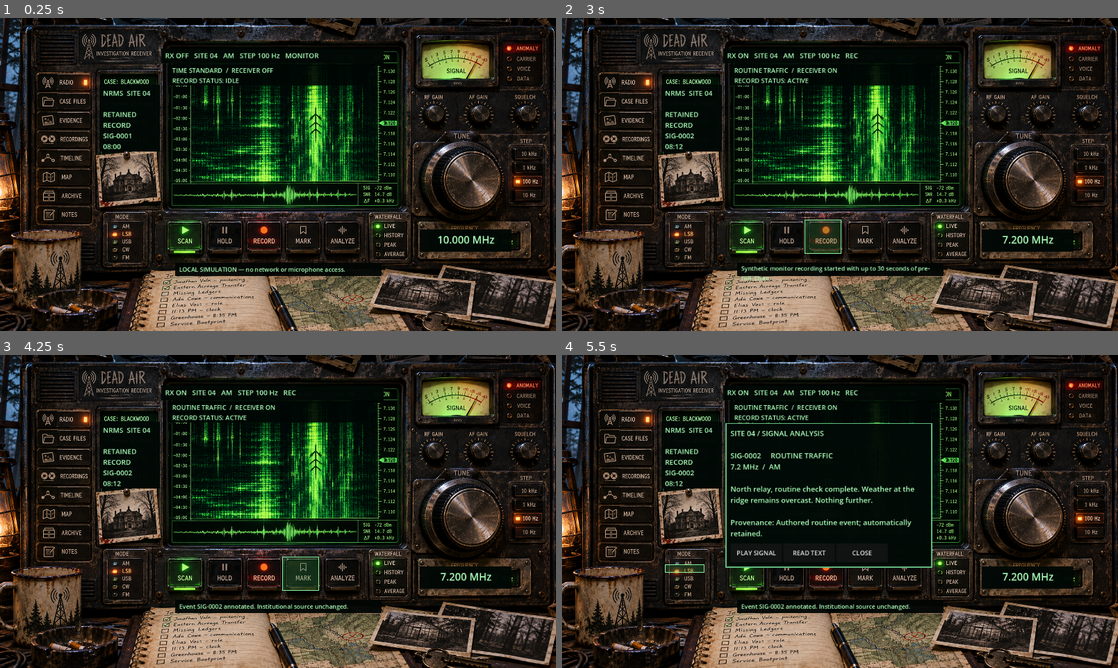
Above: before the commit, frames 1-4 (two rows, left to right).
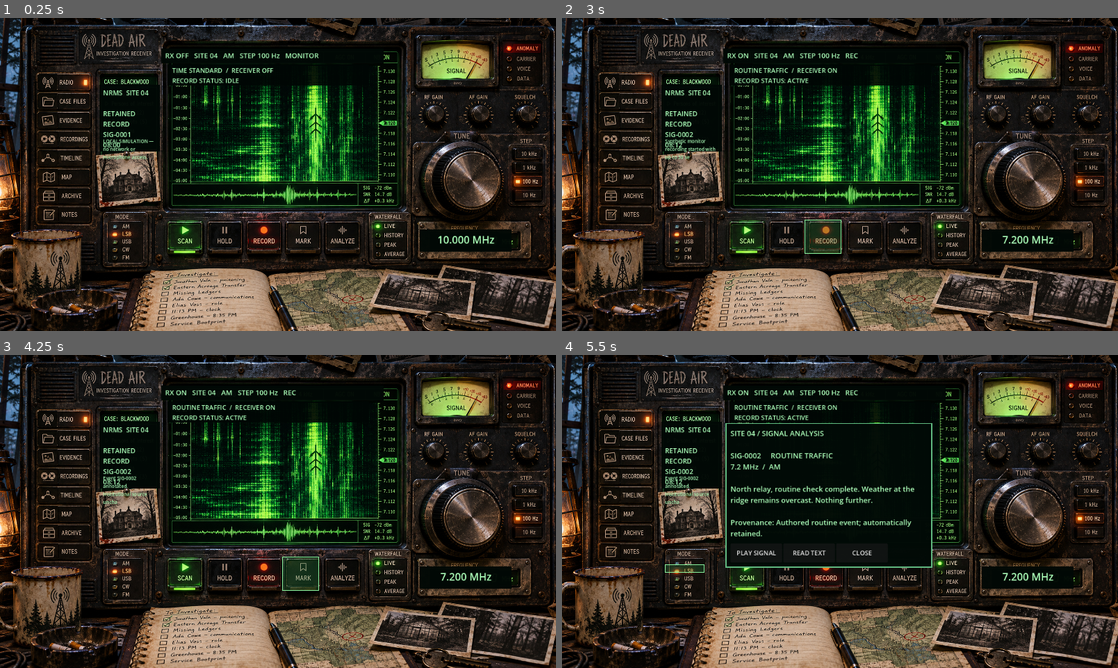
Above: after the commit, the same moments.

Repository: nuentoter/dead-air
Game: Godot game, scene res://scenes/main.tscn
Same seed, same stepped clock (60 frames per second), same inputs: the game is played once before the commit and once after it.
Inputs (mouse positions are in pixels of both pictures, inside the frame that each line leads up to):
- Up to frame 1 (0.25 s): no input
- Up to frame 2 (3 s): click (623, 80) at 0.5 s; click (745, 237) at 1.25 s; click (784, 237) at 2 s; click (823, 237) at 2.75 s
- Up to frame 3 (4.25 s): click (300, 574) at 3.5 s
- Up to frame 4 (5.5 s): click (901, 574) at 4.25 s; click (684, 567) at 5 s

The runs differ from the first frame. In frame 1, 1.6% of the frame differs, in the area x 18-69%, y 23-83%; in frame 2, 1.7%, in the area x 18-69%, y 23-84%; in frame 3, 1.6%; in frame 4, 1.6%.

Commit message:
Keep receiver feedback within left on-radio screen, no desk overlay

Diff:
--- a/scripts/illustrated_receiver.gd
+++ b/scripts/illustrated_receiver.gd
@@ -83,13 +83,12 @@
 	_mask(Rect2(485, 91, 670, 45))
 	header_label = _readout(Rect2(497, 92, 647, 42), 21)
 	_mask(Rect2(298, 201, 182, 201))
-	event_label = _readout(Rect2(310, 211, 162, 174), 21)
+	event_label = _readout(Rect2(310, 211, 162, 145), 20)
 	_mask(Rect2(1264, 635, 276, 67))
 	freq_label = _readout(Rect2(1274, 641, 257, 51), 31, true)
 	_mask(Rect2(504, 140, 606, 62), Color(0.002, 0.025, 0.016, 0.91))
 	signal_label = _readout(Rect2(518, 144, 580, 50), 19)
-	_mask(Rect2(528, 736, 620, 39), Color(0.004, 0.022, 0.014, 0.94))
-	feedback_label = _readout(Rect2(539, 740, 597, 34), 18)
+	feedback_label = _readout(Rect2(310, 360, 162, 37), 14)
 
 	# Real left-side navigation: 8 pictured buttons, not 6 misaligned zones.
 	# RADIO is also the physical power control. Case Files opens assignments.
@@ -219,7 +218,7 @@
 	freq_label.text = "%.3f MHz" % freq
 	event_label.text = "NRMS  SITE 04\n\nRETAINED RECORD\n" + event_id + "\n" + String(event.get("time_label", "--")) + "\n" + String(event.get("identifier", ""))
 	signal_label.text = String(event.get("kind", "UNKNOWN")) + "  /  " + ("RECEIVER ON" if on else "RECEIVER OFF") + "\nRECORD STATUS: " + ("ACTIVE" if host.monitor_capture.is_recording() else "IDLE")
-	feedback_label.text = host.status_message.left(75)
+	feedback_label.text = host.status_message.left(52)
 	recording_button.tooltip_text = "STOP MONITOR RECORDING" if host.monitor_capture.is_recording() else "RECORD MONITOR (+30s)"
 	if analysis_visible:
 		analysis_label.text = "SITE 04 / SIGNAL ANALYSIS\n\n" + event_id + "     " + String(event.get("kind", "")) + "\n" + s …(186 unchanged characters)…
